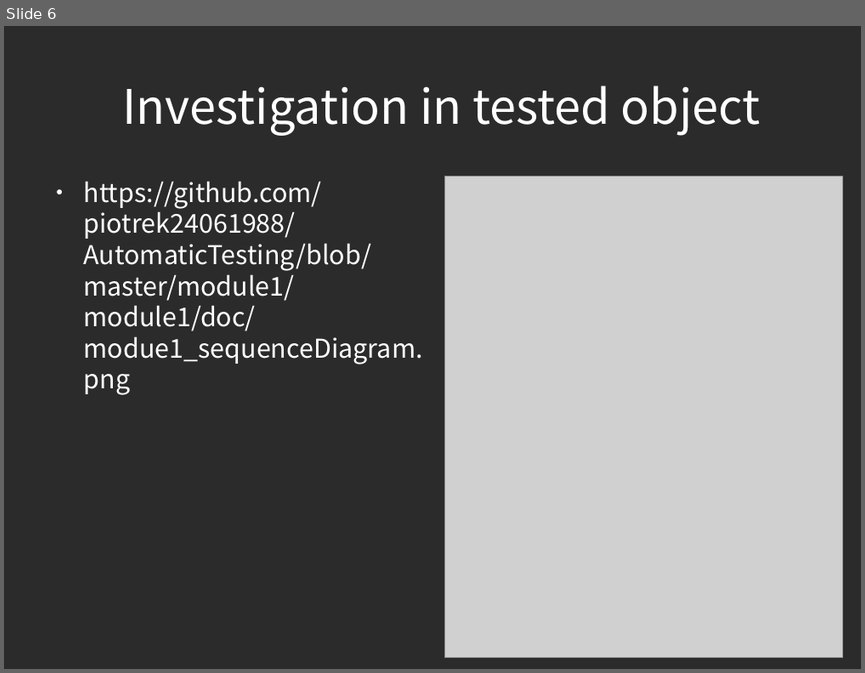
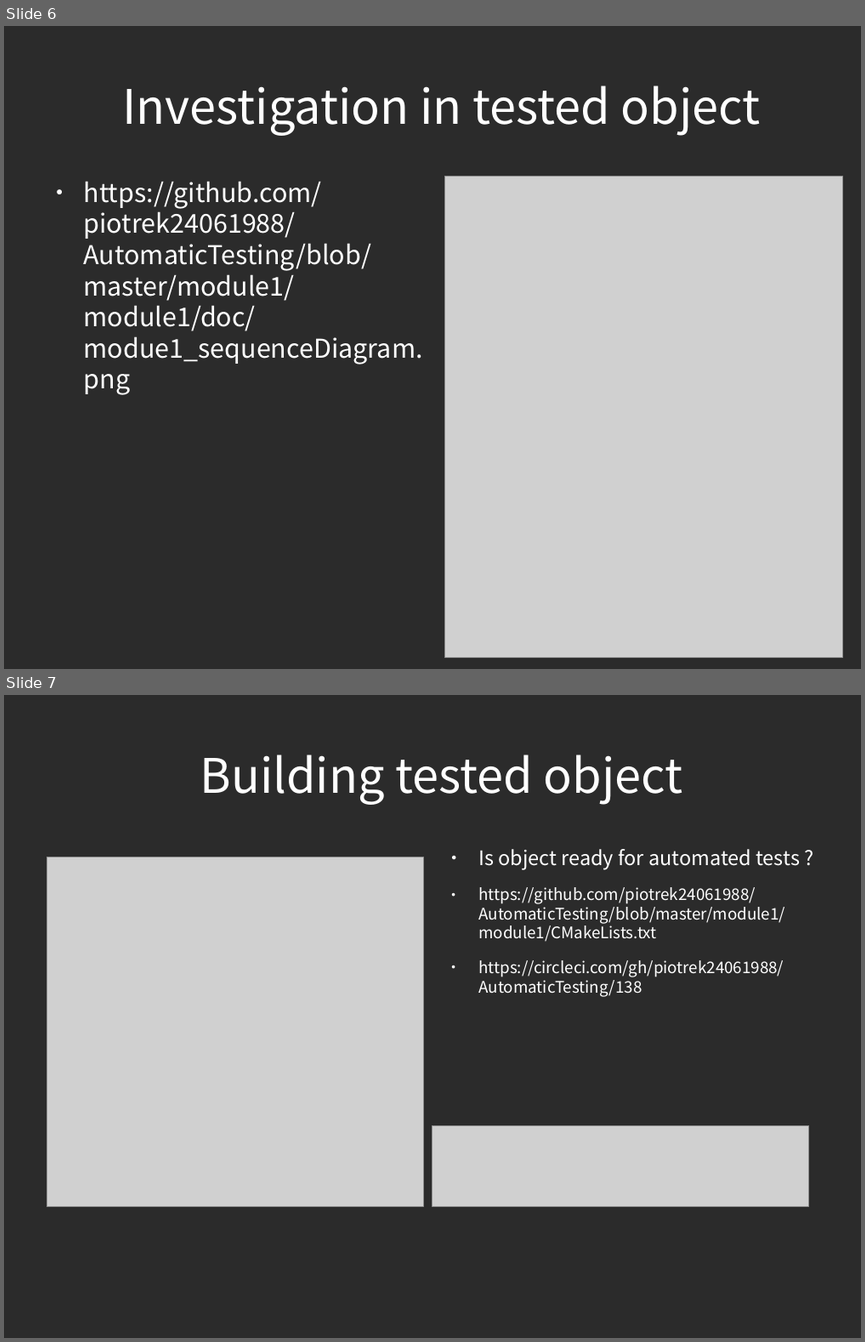
Before and after one commit to piotrek24061988/AutomaticTesting, a slide deck: module1/doc/AutomatedTesting.odp. Shown one above the other, each under a label of ours: slide 6 before the commit, slides 6 and 7 after it. The pictures are 865x673 and 865x1342 pixels, drawn with LibreOffice and Linux fonts; fonts in the diff are those of the drawing; grey boxes stand for pictures; background and template pictures are left out; a plain dark background stands for a picture behind light text. Boxes give left, top, right and bottom in pixels: in the first picture for what was removed or moved away, otherwise in the second. Text is boxed around its words. In the diff, an @@ line names an element or a change of style, - is before the commit and + after.

Commit message:
automatictesting concept doc update

```diff
--- a/module1/doc/AutomatedTesting.odp
+++ b/module1/doc/AutomatedTesting.odp
@@ slide 7 added at [4, 695, 861, 1338], background picture (left out) @@
@@ title added at [200, 755, 683, 805], 44 pt, text #FFFFFF @@
+Building tested object
@@ picture added at [46, 857, 423, 1206] @@
@@ text added at [478, 849, 800, 997], 14.8 pt, text #FFFFFF @@
+● Is object ready for automated tests ?
+● https://github.com/piotrek24061988/AutomaticTesting/blob/master/module1/module1/CMakeLists.txt
+● https://circleci.com/gh/piotrek24061988/AutomaticTesting/138
@@ picture added at [432, 1126, 809, 1207] @@
```
Also in this commit, not shown: 3 slides changed, 2 other slides added.
